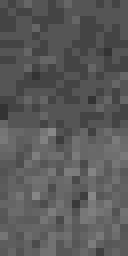
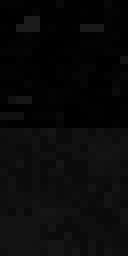
Revision of a layered 128x256 image; what changed, layer by layer:
painted on "Stone Specular" over <box>0,0,128,128</box>
painted on "Grass Specular" over <box>0,128,128,256</box>
painted on "Stone Diffuse" over <box>0,0,128,128</box>
painted on "Grass Diffuse" over <box>0,128,128,256</box>
